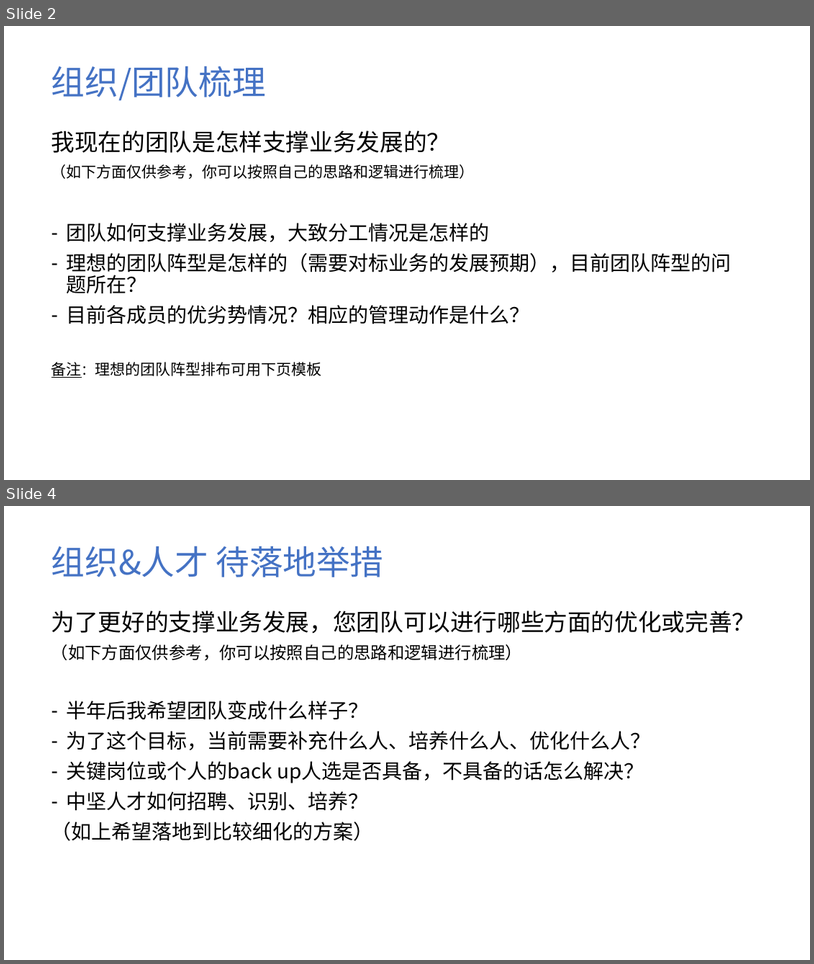
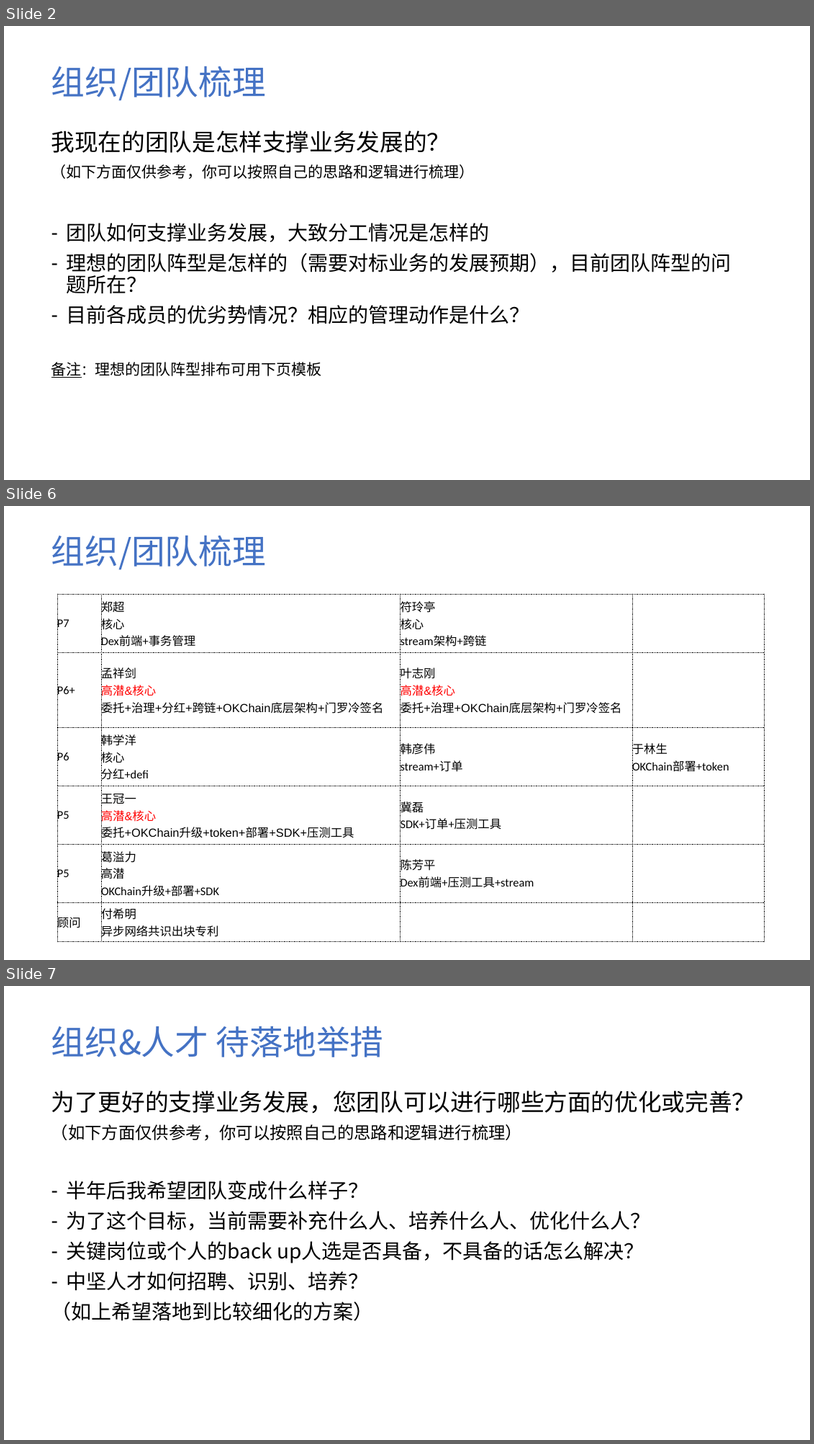
Before and after one commit to cmdpos/gaia, a slide deck: ppt/关于团队建设 - 公链组汇报.pptx. Shown one above the other, each under a label of ours: slides 2 and 4 before the commit, slides 2, 6 and 7 after it; the slides between them are not shown. The pictures are 814x964 and 814x1444 pixels, drawn with LibreOffice and Linux fonts; fonts in the diff are those of the drawing; background and template pictures are left out. Boxes give left, top, right and bottom in pixels: in the first picture for what was removed or moved away, otherwise in the second. Text is boxed around its words. In the diff, an @@ line names an element or a change of style, - is before the commit and + after.

```diff
--- a/ppt/关于团队建设 - 公链组汇报.pptx
+++ b/ppt/关于团队建设 - 公链组汇报.pptx
@@ slide 6 added at (x1=4, y1=506, x2=810, y2=960), background picture (left out) @@
@@ title added at (x1=52, y1=536, x2=266, y2=570), 40 pt, text #4472C4 @@
+组织/团队梳理
@@ table added at (x1=57, y1=595, x2=765, y2=942), 6 rows, 4 columns @@
+P7 | 郑超 / 核心 / Dex前端+事务管理 | 符玲亭 / 核心 / stream架构+跨链 | 
+P6+ | 孟祥剑 / 高潜&核心 / 委托+治理+分红+跨链+OKChain底层架构+门罗冷签名 | 叶志刚 / 高潜&核心 / 委托+治理+OKChain底层架构+门罗冷签名 | 
+P6 | 韩学洋 / 核心 / 分红+defi | 韩彦伟 / stream+订单 | 于林生 / OKChain部署+token
+P5 | 王冠一 / 高潜&核心 / 委托+OKChain升级+token+部署+SDK+压测工具 | 冀磊 / SDK+订单+压测工具 | 
+P5 | 葛溢力 / 高潜 / OKChain升级+部署+SDK | 陈芳平 / Dex前端+压测工具+stream | 
+顾问 | 付希明 / 异步网络共识出块专利 |  | 
@@ what was slide 4 is now slide 7 @@
```
Also in this commit, not shown: 3 other slides added, 1 slide removed, 1 other file.
